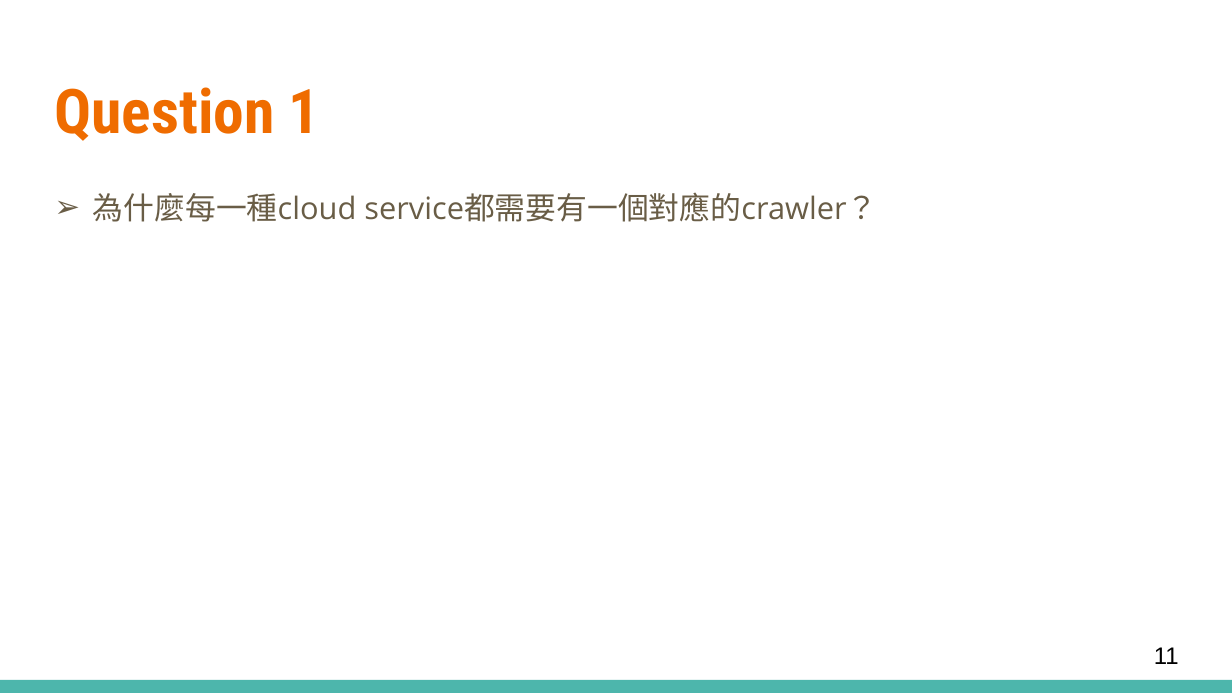
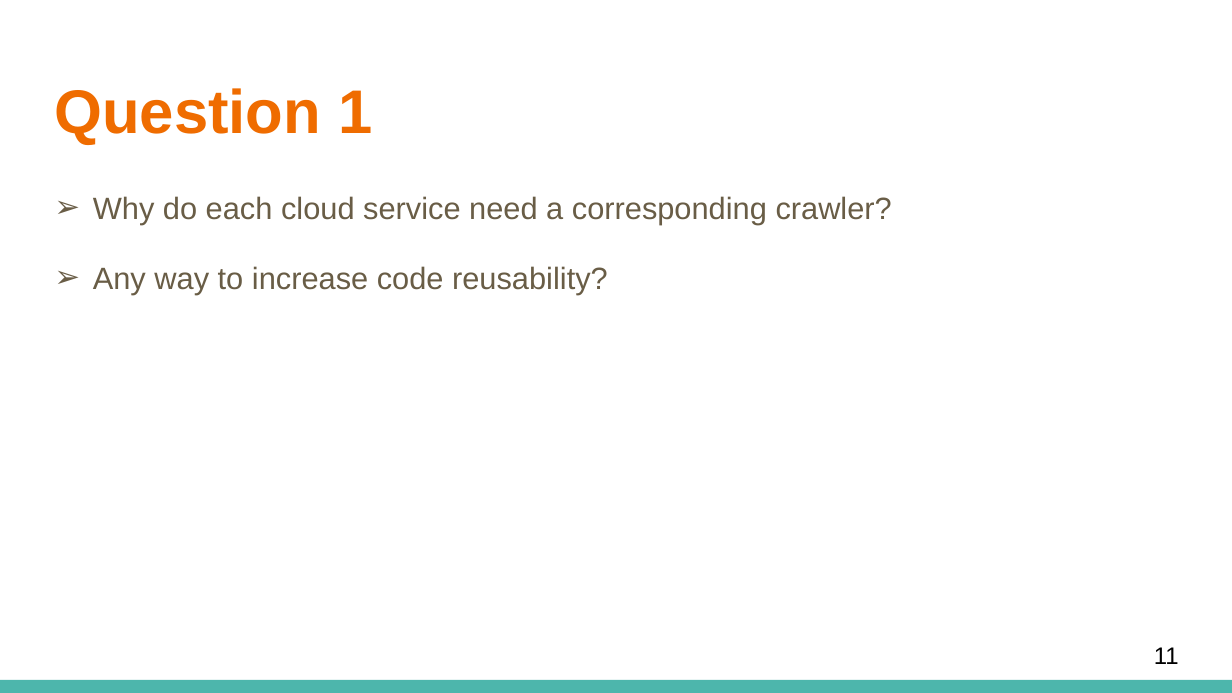
Before and after one commit to allen1759/NTU105-2_Software-Engineering, a slide deck: slide 11 of MeetingMinutes/SimianArmy_RelatedFiles/Crawler&CodingStyle.pptx. Drawn at 1232x693 pixels with LibreOffice and Linux fonts; fonts in the diff are those of the drawing. Boxes give left, top, right and bottom in pixels: in the first picture for what was removed or moved away, otherwise in the second. Text is boxed around its words. In the diff, an @@ line names an element or a change of style, - is before the commit and + after.

Commit message:
newer version of Crawler & Coding style

```diff
--- a/MeetingMinutes/SimianArmy_RelatedFiles/Crawler&CodingStyle.pptx
+++ b/MeetingMinutes/SimianArmy_RelatedFiles/Crawler&CodingStyle.pptx
@@ title "Question 1" at (x1=54, y1=88, x2=372, y2=145): font Roboto Condensed to Arial @@
@@ text at (x1=93, y1=196, x2=892, y2=294): text changed; font Open Sans to Arial @@
-➢ 為什麼每一種cloud service都需要有一個對應的crawler？
+➢ Why do each cloud service need a corresponding crawler?
+➢ Any way to increase code reusability?
```
Also in this commit, not shown: 7 other slides changed, 5 slides added, 4 slides removed.
